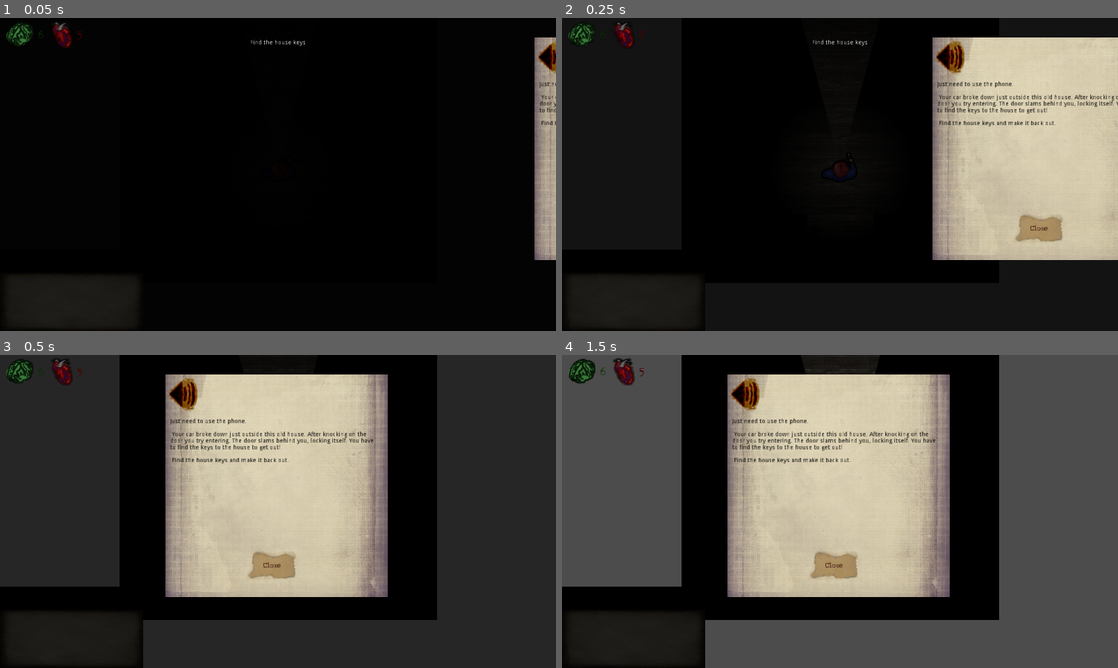
Above: before the commit, frames 1-4 (two rows, left to right).
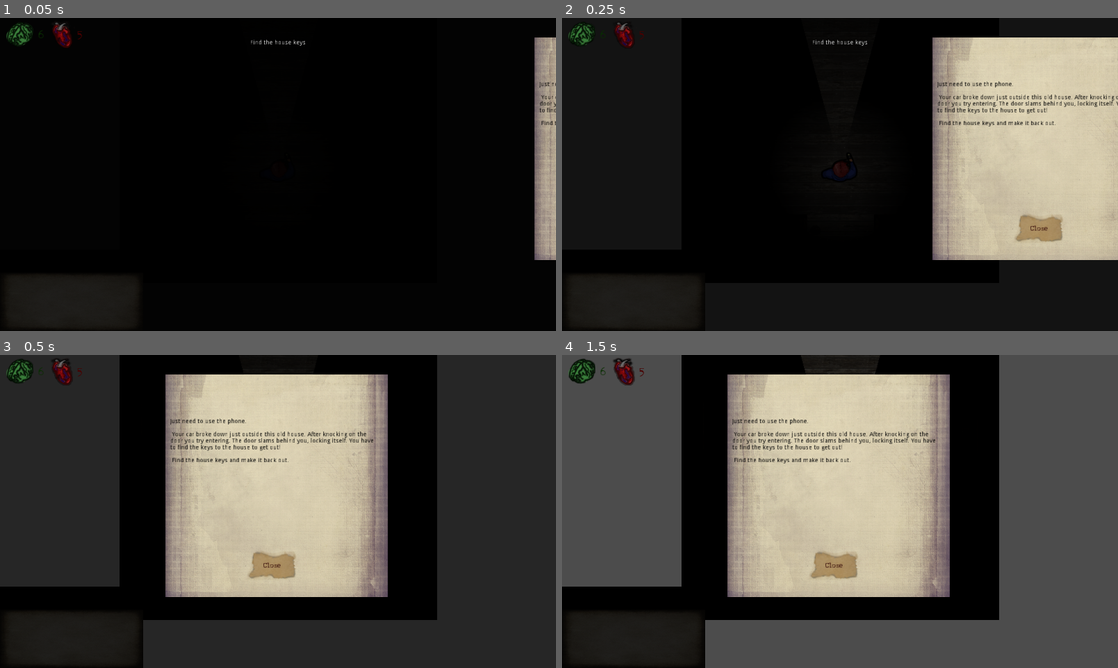
Above: after the commit, the same moments.

Repository: awindahl/GDWJ2
Game: Godot game, scene res://Main.tscn
Same seed, same stepped clock (60 frames per second), same inputs: the game is played once before the commit and once after it. This scene is started directly instead of the project's main scene. Sound files missing from this copy of the repository are replaced by a short silence.
Inputs (mouse positions are in pixels of both pictures, inside the frame that each line leads up to):
- Up to frame 1 (0.05 s): no input
- Up to frame 2 (0.25 s): no input
- Up to frame 3 (0.5 s): no input
- Up to frame 4 (1.5 s): tap Enter (ui_accept) at 0.5, 0.77, 1.25 s; move the mouse to (962, 495) at 0.52 s; hold Right (ui_right) 0.53-1.28 s; tap Z at 0.6, 1.35 s; move the mouse to (728, 527) at 1.27 s; hold Down (ui_down) from 1.28 s (still down)

The runs differ from the first frame. In frame 1, 0.2% of the frame differs, in the area x 96-100%, y 7-18%; in frame 2, 0.4%, in the area x 67-73%, y 7-18%; in frame 3, 0.4%; in frame 4, 0.4%.

Commit message:
added event spawner

Diff:
--- a/GameTitle/GameDirector.gd
+++ b/GameTitle/GameDirector.gd
@@ -52,7 +52,6 @@
 #	HERE BE GAME RELATED THINGS RUNNING
 #	update game timer if game in progress?
 	pass
-
 
 #	Game win conditions and effect here
 func activate_rule(iName):
@@ -103,9 +102,9 @@
 func update_hud():
 	emit_signal("hud_update")
 
-func activate_event(eName, eStage=0):
-	print("activating " + dict[eName]["effectNr"])
-	match int(evDict[eName]["effect"]):
+func activate_event(eName, eStage):
+	print(eName,eStage)
+	match eName:
 		1: haunted_hand(eStage)
 		2: creak(eStage)
 		3: chill_wind(eStage)
@@ -129,7 +128,7 @@
 			elif num > 1:
 				strength = strength - 1
 				tempText = evDict["The haunted hand"]["desc"] + " \n\n Your hand overpowers you and smacks you into the wall, after hitting your head your hand returns back to normal. Lost 1 strength."
-			else:
+			elif num == 0:
 				strength = strength - 1
 				sanity = sanity - 1
 				tempText = evDict["The haunted hand"]["desc"] + " \n\n In your desperation you try to hack off your own hand. Took 1 strength and 1 sanity damage."
@@ -149,7 +148,7 @@
 				tempText = evDict["A creak, a crack!"]["desc"] + " \n\n You sigh in relief. Gained 1 sanity."
 			elif num > 2:
 				tempText = evDict["A creak, a crack!"]["desc"] + " \n\n You're easily spooked, but nothing bad happens."
-			else:
+			elif num < 2:
 				sanity = sanity - 1
 				tempText = evDict["A creak, a crack!"]["desc"] + " \n\n This was the last thing you needed. Lost 1 sanity."
 			emit_signal("pop_update")
@@ -168,7 +167,7 @@
 				tempText = evDict["A chill wind blows"]["desc"] + " \n\n Everything around you seems fine, your head hurts a bit but other than that you're fine."
 			elif num > 2:
 				tempText = evDict["A chill wind blows"]["desc"] + " \n\n You fell straight ahead and hurt your nose badly. The blood has dried but you're still reeling from the pain. Lost 1 strength."
-			else:
+			elif num < 2:
 				tempText = evDict["A chill wind blows"]["desc"] + " \n\n During your fall ghostly images filled your mind. Every time you close your eyes you see the face of a screaming woman right infront of you. Lost 1 sanity."
 			emit_signal("pop_update")
 			update_hud()
@@ -186,7 +185,7 @@
 				sanity = sanity + 1
 				strength = strength - 1
 				tempText = evDict["Bloody Walls"]["desc"] + " \n\n You strengthen your resolve! Gained 1 sanity, but lost 1 strength"
-			else:
+			elif num <= num2:
 				sanity = sanity - 1
 				strength = strength + 1
 				tempText = evDict["Bloody Walls"]["desc"] + " \n\n You can't believe this is happening to you, but you prepare for the worst. Gained 1 strength, but lost 1 sanity"
@@ -211,7 +210,7 @@
 				tempText = evDict["Strange Potion"]["desc"] + " \n\n The drink is spiked with something, you feel yourself growing stronger. Gained 1 strength."
 			elif num > 1:
 				tempText = evDict["Strange Potion"]["desc"] + " \n\n Nothing happens, it's just water."
-			else:
+			elif num < 1:
 				strength = strength - 1
 				tempText = evDict["Strange Potion"]["desc"] + " \n\n The potion must have gone bad! You feel how your strength slowly leaves your body. Lost 1 strength."
 			emit_signal("pop_update")
@@ -230,7 +229,7 @@
 				tempText = evDict["Unstable ground"]["desc"] + " \n\n The planks give way. Lose 1 strength."
 			elif num > 2:
 				tempText = evDict["Unstable ground"]["desc"] + " \n\n To your relief nothing happens."
-			else:
+			elif num < 2:
 				sanity = sanity + 1
 				tempText = evDict["Unstable ground"]["desc"] + " \n\n Carefully moving through the room, you avoid the old rotten planks. Gained 1 sanity."
 			emit_signal("pop_update")
--- a/GameTitle/Main.tscn
+++ b/GameTitle/Main.tscn
@@ -8,7 +8,7 @@
 [ext_resource path="res://popover.tscn" type="PackedScene" id=6]
 [ext_resource path="res://pause.tscn" type="PackedScene" id=7]
 
-[node name="Main" type="Node2D"]
+[node name="Main" type="Node2D" index="0"]
 
 script = ExtResource( 1 )
 _sections_unfolded = [ "Pause", "Transform", "Visibility", "Z Index" ]
--- a/GameTitle/Tiles/ArtgalleryTile.tscn
+++ b/GameTitle/Tiles/ArtgalleryTile.tscn
@@ -3,7 +3,7 @@
 [ext_resource path="res://Tiles/Tile.tscn" type="PackedScene" id=1]
 [ext_resource path="res://Asset Lib/Art/artgallerytile.png" type="Texture" id=2]
 
-[node name="Tile" index="0" instance=ExtResource( 1 )]
+[node name="ArtgalleryTile" instance=ExtResource( 1 )]
 
 [node name="Floor" parent="." index="0"]
 
--- a/GameTitle/Tiles/BallroomTile.tscn
+++ b/GameTitle/Tiles/BallroomTile.tscn
@@ -9,7 +9,7 @@
 cull_mode = 0
 polygon = PoolVector2Array( -254.936, -55.1727, -255.376, 52.6577 )
 
-[node name="Tile" index="0" instance=ExtResource( 1 )]
+[node name="BallroomTile" instance=ExtResource( 1 )]
 
 [node name="Floor" parent="." index="0"]
 
--- a/GameTitle/Tiles/ChapelTile.tscn
+++ b/GameTitle/Tiles/ChapelTile.tscn
@@ -14,11 +14,12 @@
 custom_solver_bias = 0.0
 extents = Vector2( 64, 64 )
 
-[node name="Tile" index="0" instance=ExtResource( 1 )]
+[node name="ChapelTile" instance=ExtResource( 1 )]
+
+_sections_unfolded = [ "Material", "Pause", "Transform", "Visibility", "Z Index" ]
 
 [node name="Floor" parent="." index="0"]
 
-editor/display_folded = false
 texture = ExtResource( 2 )
 
 [node name="LightOccluder2D5" type="LightOccluder2D" parent="Floor" index="12"]
--- a/GameTitle/Tiles/ClosetTile.tscn
+++ b/GameTitle/Tiles/ClosetTile.tscn
@@ -14,7 +14,7 @@
 cull_mode = 0
 polygon = PoolVector2Array( -55.5306, -255.555, 61.1639, -255.044 )
 
-[node name="Tile" index="0" instance=ExtResource( 1 )]
+[node name="ClosetTile" instance=ExtResource( 1 )]
 
 [node name="Floor" parent="." index="0"]
 
--- a/GameTitle/Tiles/KitchenTile.tscn
+++ b/GameTitle/Tiles/KitchenTile.tscn
@@ -14,7 +14,7 @@
 cull_mode = 0
 polygon = PoolVector2Array( -53.2953, -254.083, -53.2953, -254.083, 254.705, -254.818, 253.97, 67.8837 )
 
-[node name="Tile" index="0" instance=ExtResource( 1 )]
+[node name="KitchenTile" index="0" instance=ExtResource( 1 )]
 
 [node name="Floor" parent="." index="0"]
 
--- a/GameTitle/Tiles/LaundromatTile.tscn
+++ b/GameTitle/Tiles/LaundromatTile.tscn
@@ -14,7 +14,7 @@
 cull_mode = 0
 polygon = PoolVector2Array( 254.554, -51.9569, 254.554, 55.303 )
 
-[node name="Tile" index="0" instance=ExtResource( 1 )]
+[node name="LaundromatTile" instance=ExtResource( 1 )]
 
 [node name="Floor" parent="." index="0"]
 
--- a/GameTitle/Tiles/RoundhallTile.tscn
+++ b/GameTitle/Tiles/RoundhallTile.tscn
@@ -9,7 +9,7 @@
 cull_mode = 0
 polygon = PoolVector2Array( -56.6216, 254.317, 252.58, 254.494, 254.376, -95.7645 )
 
-[node name="Tile" index="0" instance=ExtResource( 1 )]
+[node name="RoundhallTile" instance=ExtResource( 1 )]
 
 [node name="Floor" parent="." index="0"]
 
--- /dev/null
+++ b/GameTitle/Tiles/Spawner.gd
@@ -0,0 +1,6 @@
+extends Node
+
+func _ready():
+	if get_parent().name == "ChapelTile" or get_parent().name == "ArtgalleryTile" or get_parent().name == "BallroomTile" or get_parent().name == "ClosetTile" or get_parent().name == "KitchenTile" or get_parent().name == "Laundromat" or get_parent().name == "RoundhallTile" or get_parent().name == "TreasuryTile" or get_parent().name == "WashroomTile" or get_parent().name == "WinecellarTile":
+		var event = randi() % 6 + 1
+		GameDirector.activate_event(event,0)
--- a/GameTitle/Tiles/Tile.gd
+++ b/GameTitle/Tiles/Tile.gd
@@ -6,6 +6,7 @@
 var tile_pos setget tile_pos_set, tile_pos_get
 var adjacent_tile_positions setget , adjacent_tile_positions_get
 var Door = preload("res://Tiles/Door.tscn")
+
 
 var doors
 var TILE_WIDTH = 512
--- a/GameTitle/Tiles/Tile.tscn
+++ b/GameTitle/Tiles/Tile.tscn
@@ -1,9 +1,10 @@
-[gd_scene load_steps=10 format=2]
+[gd_scene load_steps=11 format=2]
 
 [ext_resource path="res://Tiles/Tile.gd" type="Script" id=1]
 [ext_resource path="res://Asset Lib/Art/basetile.png" type="Texture" id=2]
 [ext_resource path="res://Asset Lib/Art/walls.png" type="Texture" id=3]
 [ext_resource path="res://Tiles/Door.tscn" type="PackedScene" id=4]
+[ext_resource path="res://Tiles/Spawner.gd" type="Script" id=5]
 
 [sub_resource type="RectangleShape2D" id=1]
 
@@ -277,3 +278,7 @@
 
 position = Vector2( -208, 0 )
 rotation = 1.5708
+
+[node name="Spawner" type="Node" parent="." index="6"]
+
+script = ExtResource( 5 )
--- a/GameTitle/Tiles/TreasuryTile.tscn
+++ b/GameTitle/Tiles/TreasuryTile.tscn
@@ -14,7 +14,7 @@
 cull_mode = 0
 polygon = PoolVector2Array( -254.71, 54.09, -253.383, -255.727, 254.138, -255.445, 255.336, 64.2801 )
 
-[node name="Tile" index="0" instance=ExtResource( 1 )]
+[node name="TreasuryTile" instance=ExtResource( 1 )]
 
 [node name="Floor" parent="." index="0"]
 
--- a/GameTitle/Tiles/WashroomTile.tscn
+++ b/GameTitle/Tiles/WashroomTile.tscn
@@ -14,7 +14,7 @@
 custom_solver_bias = 0.0
 extents = Vector2( 32, 32 )
 
-[node name="Tile" index="0" instance=ExtResource( 1 )]
+[node name="WashroomTile" instance=ExtResource( 1 )]
 
 [node name="Floor" parent="." index="0"]
 
--- a/GameTitle/Tiles/WinecellarTile.tscn
+++ b/GameTitle/Tiles/WinecellarTile.tscn
@@ -8,7 +8,7 @@
 custom_solver_bias = 0.0
 extents = Vector2( 58, 50 )
 
-[node name="Tile" index="0" instance=ExtResource( 1 )]
+[node name="WinecellarTile" instance=ExtResource( 1 )]
 
 [node name="Floor" parent="." index="0"]
 
--- a/GameTitle/pickup.tscn
+++ b/GameTitle/pickup.tscn
@@ -14,7 +14,7 @@
 custom_solver_bias = 0.0
 extents = Vector2( 34.1277, 21.6823 )
 
-[node name="Node2D" type="Node2D" index="0"]
+[node name="Node2D" type="Node2D"]
 
 light_mask = 3
 z_index = -1
--- a/GameTitle/popover.gd
+++ b/GameTitle/popover.gd
@@ -1,19 +1,25 @@
 extends Node
 
 var ev = false
-var evNr = 0
+var evNr
+var evSt = 0
 
 func _ready():
-	GameDirector.connect("pop_display", self, "temp_display")
+	GameDirector.connect("pop_display", self, "temp_displayer")
 	GameDirector.connect("pop_update", self, "temp_update_display")
 
-func display( text, img, bg, event=0):
+func display( text, img="", bg="", event=0):
 	#Probably needs work, or be careful how we send info
+	if !img == "":
+		$Control/sprite.texture = load(img)
+	if !bg == "":
+		$Control/background.texture = load(bg)
 	$Control/text.text = text
 	$Control/sprite.texture = load(img)
 	$Control/background.texture = load(bg)
 	if event>0:
 		ev = true
+		evNr = event
 		$Control/hide.text = "Next"
 
 	$AnimationPlayer.play("slideIn", -1)
@@ -27,11 +33,13 @@
 	if !bg == "":
 		$Control/background.texture = load(bg)
 	ev = false
+	evSt = 0
 	$Control/hide.text = "Hide"
 
 func _on_hide_pressed():
 	if ev:
-		GameDirector.activate_event(evNr, 1)
+		evSt += 1
+		GameDirector.activate_event(evNr, evSt)
 	else:
 		$AnimationPlayer.play("slideOut", -1)
 		get_parent().get_tree().paused = false
@@ -41,4 +49,5 @@
 	display(GameDirector.tempText, "res://Asset Lib/Art/mute_btn_active.png", "res://Asset Lib/Art/popoverbg.png", GameDirector.tempEvent)
 
 func temp_update_display():
+	print("AOAOAOAO")
 	update_display(GameDirector.tempText)
--- a/GameTitle/popover.tscn
+++ b/GameTitle/popover.tscn
@@ -15,13 +15,14 @@
 
 [node name="Control" type="Control" parent="." index="0"]
 
+pause_mode = 2
 anchor_left = 0.5
 anchor_top = 0.5
 anchor_right = 0.5
 anchor_bottom = 0.5
-margin_left = 684.0
+margin_left = 704.0
 margin_top = -325.0
-margin_right = 1163.0
+margin_right = 1183.0
 margin_bottom = 293.0
 rect_pivot_offset = Vector2( 0, 0 )
 rect_clip_content = false
@@ -29,7 +30,7 @@
 mouse_default_cursor_shape = 0
 size_flags_horizontal = 1
 size_flags_vertical = 1
-_sections_unfolded = [ "Rect" ]
+_sections_unfolded = [ "Pause", "Rect" ]
 
 [node name="bg_empty" type="TextureRect" parent="Control" index="0"]
 
@@ -58,6 +59,7 @@
 
 [node name="sprite" type="Sprite" parent="Control" index="2"]
 
+visible = false
 position = Vector2( 15, 55 )
 _sections_unfolded = [ "Pause", "Transform" ]
 
@@ -96,6 +98,7 @@
 
 [node name="hide" type="Button" parent="Control" index="4"]
 
+pause_mode = 2
 anchor_left = 0.5
 anchor_top = 0.5
 anchor_right = 0.5
@@ -127,7 +130,7 @@
 text = "Close"
 flat = false
 align = 1
-_sections_unfolded = [ "Material", "Rect", "Theme", "Visibility", "custom_colors", "custom_constants", "custom_fonts", "custom_styles" ]
+_sections_unfolded = [ "Material", "Pause", "Rect", "Theme", "Visibility", "custom_colors", "custom_constants", "custom_fonts", "custom_styles" ]
 
 [node name="AnimationPlayer" type="AnimationPlayer" parent="." index="1"]
 
